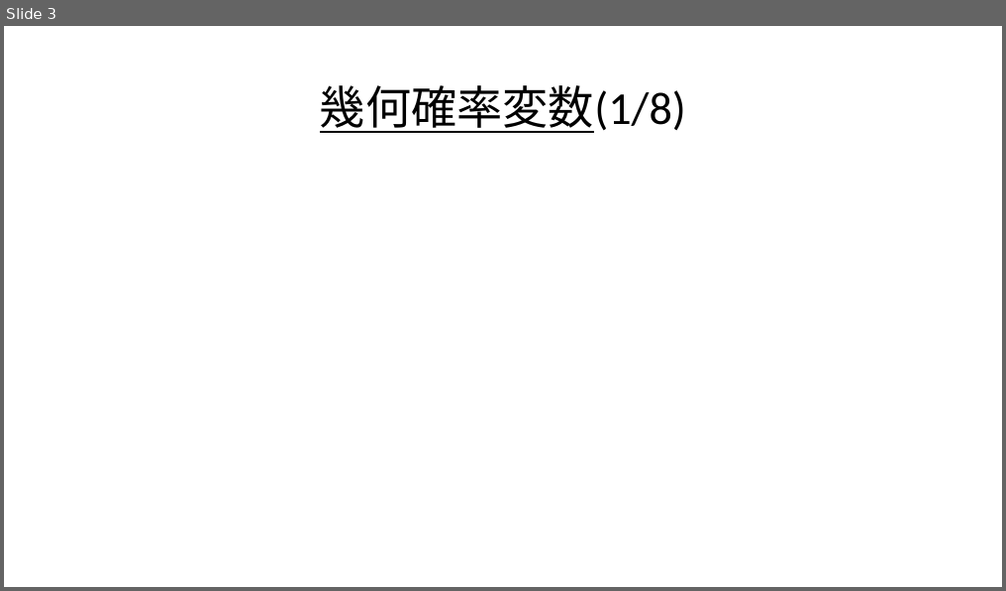
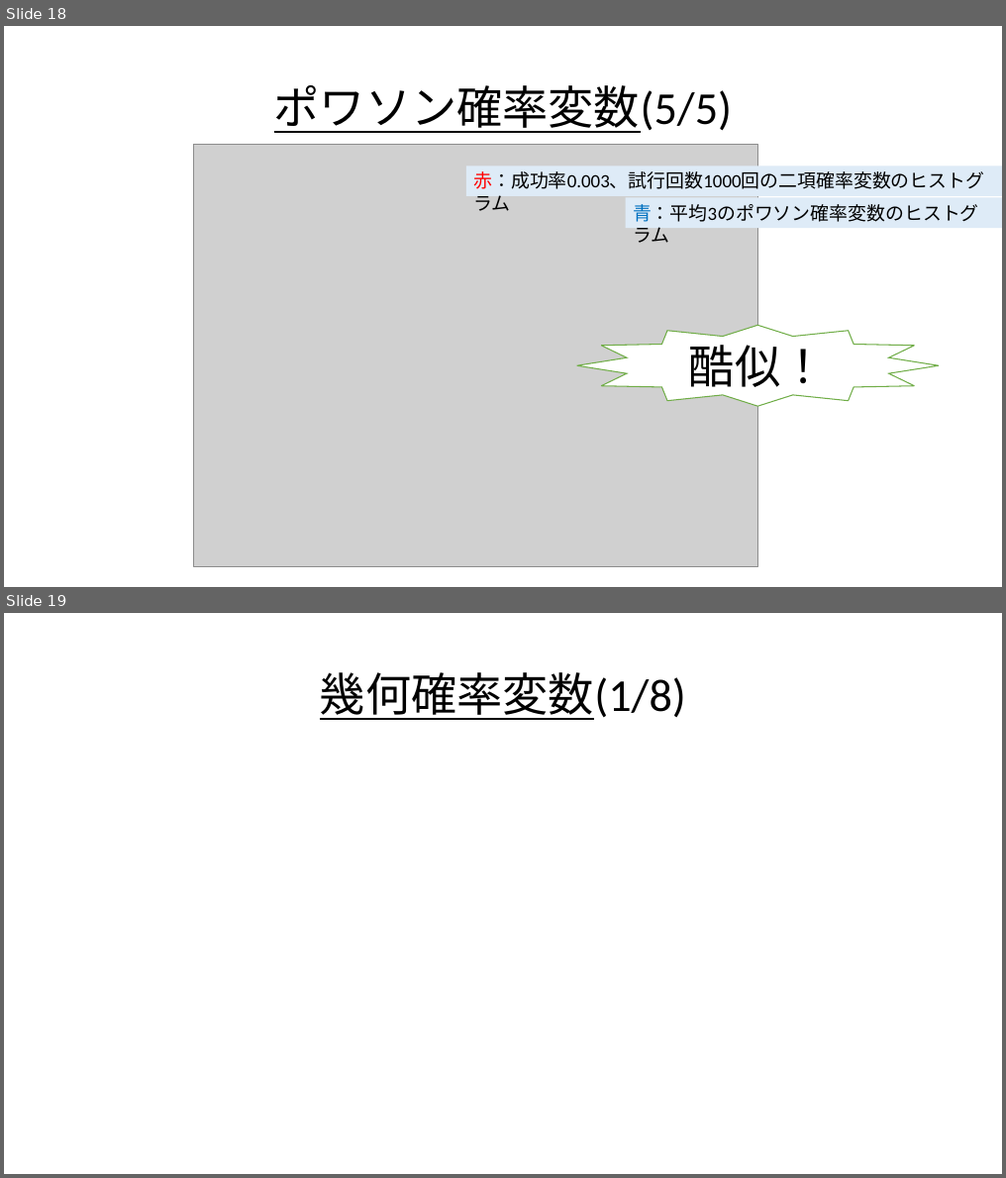
Before and after one commit to Ryo-KATAYAMA/Senior_Project, a slide deck: Chapter4_2.pptx. Shown one above the other, each under a label of ours: slide 3 before the commit, slides 18 and 19 after it. The pictures are 1006x591 and 1006x1178 pixels, drawn with LibreOffice and Linux fonts; fonts in the diff are those of the drawing; grey boxes stand for pictures. Boxes give left, top, right and bottom in pixels: in the first picture for what was removed or moved away, otherwise in the second. Text is boxed around its words. In the diff, an @@ line names an element or a change of style, - is before the commit and + after.

```diff
--- a/Chapter4_2.pptx
+++ b/Chapter4_2.pptx
@@ slide 18 added at [4, 26, 1002, 587], background #FFFFFF @@
@@ title added at [274, 85, 733, 133], 44 pt, text #000000, underline @@
+ポワソン確率変数(5/5)
@@ picture added at [194, 144, 757, 568] @@
@@ rectangle added at [466, 166, 1002, 196], fill #DEEBF7, 18 pt, text #000000 @@
+赤：成功率0.003、試行回数1000回の二項確率変数のヒストグラム
@@ rectangle added at [626, 198, 1002, 228], fill #DEEBF7, 18 pt, text #000000 @@
+青：平均3のポワソン確率変数のヒストグラム
@@ star added at [576, 325, 939, 406], fill #FFFFFF, outline #70AD47 1 pt, 44 pt, text #000000 @@
+酷似！
@@ what was slide 3 is now slide 19 @@
```
Also in this commit, not shown: 6 slides changed, 23 other slides added, 8 slides removed.
